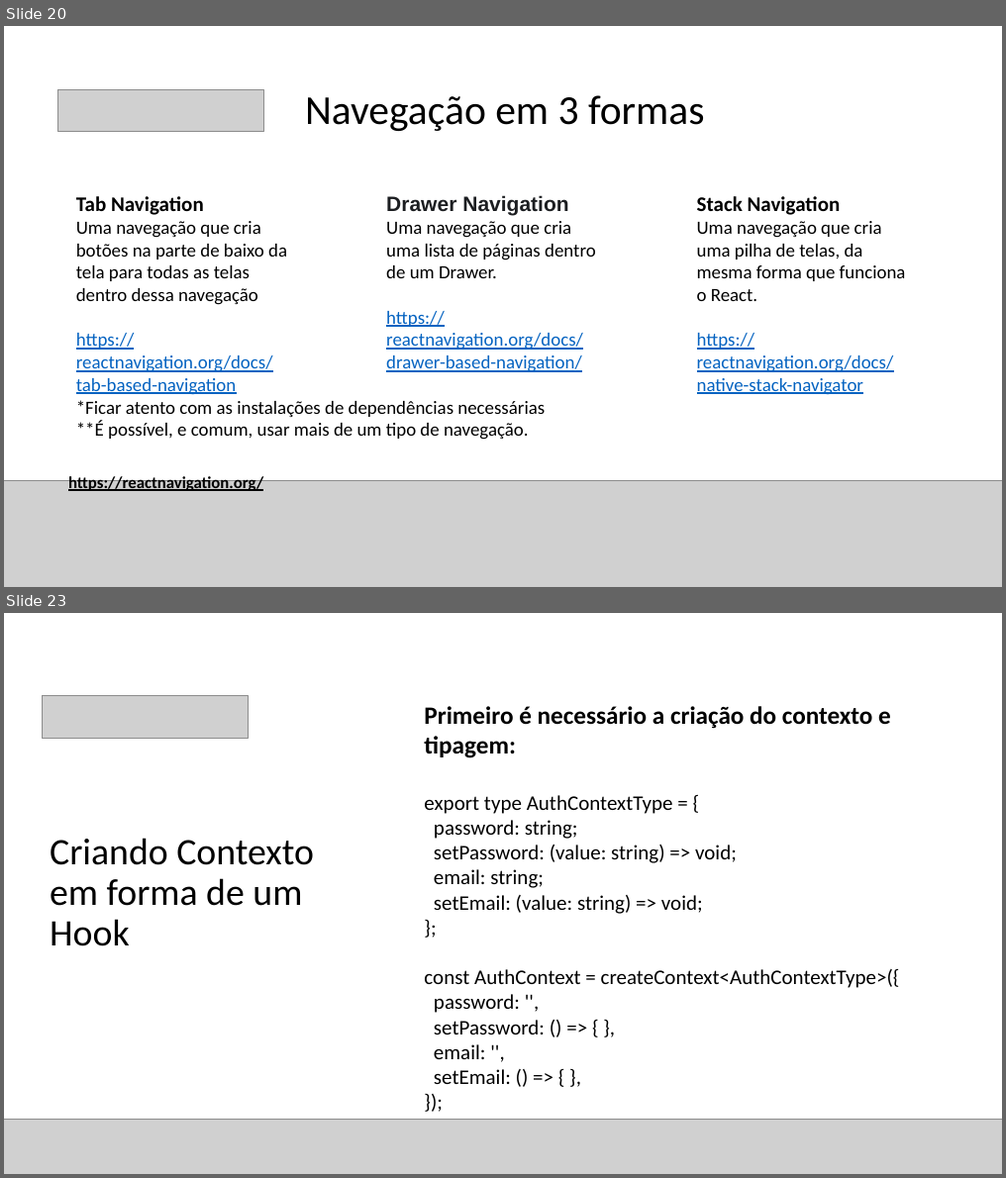
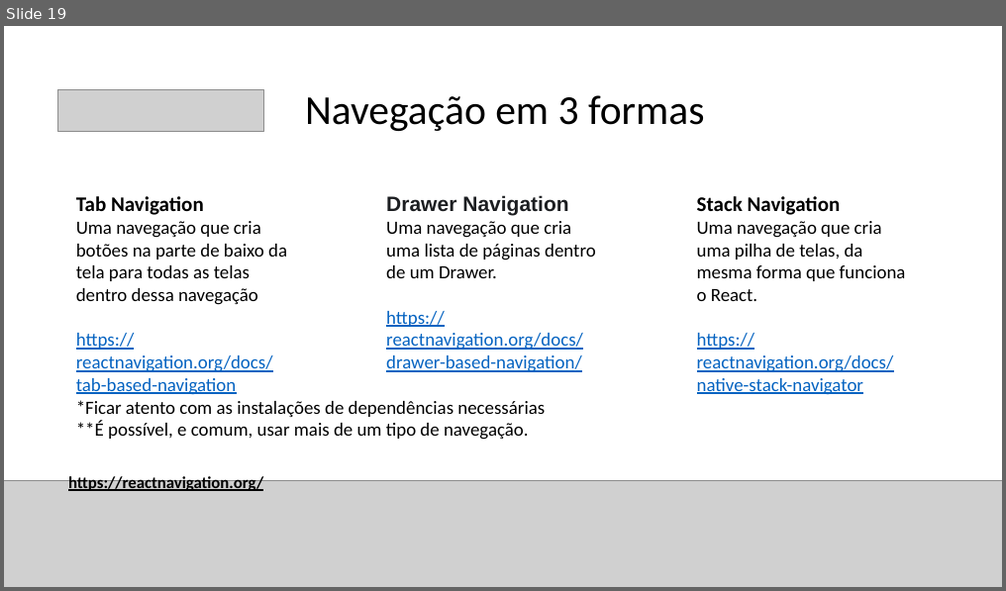
Before and after one commit to FredHSQ/ReactNativeClasses, a slide deck: AulasMaisExplicadas.pptx. Shown one above the other, each under a label of ours: slides 20 and 23 before the commit, slide 19 after it; the slides between them are not shown. The pictures are 1006x1178 and 1006x591 pixels, drawn with LibreOffice and Linux fonts; fonts in the diff are those of the drawing; grey boxes stand for pictures. Boxes give left, top, right and bottom in pixels: in the first picture for what was removed or moved away, otherwise in the second. Text is boxed around its words. In the diff, an @@ line names an element or a change of style, - is before the commit and + after.

```diff
--- a/AulasMaisExplicadas.pptx
+++ b/AulasMaisExplicadas.pptx
@@ slide 23 removed at (4, 613, 1002, 1174), background #FFFFFF @@
@@ picture removed at (43, 696, 249, 739) @@
@@ text removed at (424, 706, 900, 1084) @@
-Primeiro é necessário a criação do contexto e tipagem:
-export type AuthContextType = {
-password: string;
-setPassword: (value: string) => void;
-email: string;
-setEmail: (value: string) => void;
-};
-const AuthContext = createContext<AuthContextType>({
-password: '',
-setPassword: () => { },
-email: '',
-setEmail: () => { },
-});
@@ title removed at (50, 838, 314, 947) @@
-Criando Contexto em forma de um Hook
@@ picture removed at (4, 1119, 1002, 1174) @@
@@ what was slide 20 is now slide 19 @@
```
Also in this commit, not shown: 6 other slides removed, 3 other files.
